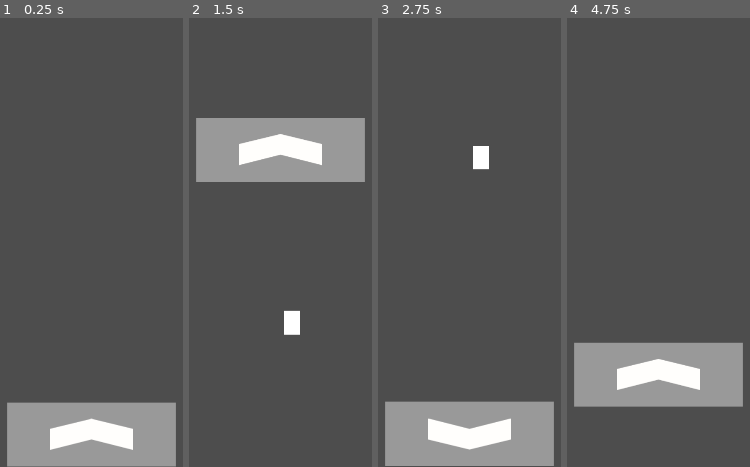
Above: before the commit, frames 1-4 (left to right).
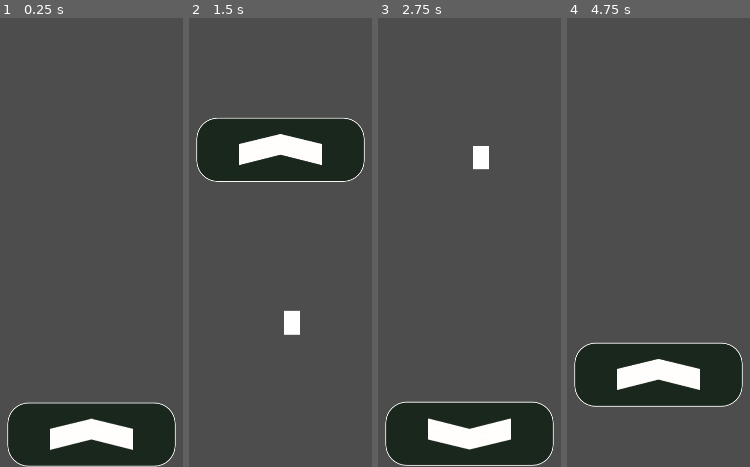
Above: after the commit, the same moments.

Repository: CyberGardenDrone/Application
Game: Godot game, scene res://Content/Scenes/root.tscn
Same seed, same stepped clock (60 frames per second), same inputs: the game is played once before the commit and once after it.
Inputs (mouse positions are in pixels of both pictures, inside the frame that each line leads up to):
- Up to frame 1 (0.25 s): no input
- Up to frame 2 (1.5 s): click (280, 435) at 0.5 s; click (280, 435) at 1.25 s
- Up to frame 3 (2.75 s): click (469, 435) at 2 s
- Up to frame 4 (4.75 s): click (658, 435) at 2.75 s; click (658, 435) at 3.5 s; click (658, 435) at 4.25 s

The runs differ from the first frame. In frame 1, 11% of the frame differs, in the area x 3-97%, y 85-100%; in frame 2, 11%; in frame 3, 11%; in frame 4, 11%.

Commit message:
Добавлены темы кнопок

Diff:
--- a/Content/Themes/NormalBut.tres
+++ b/Content/Themes/NormalBut.tres
@@ -1,3 +1,13 @@
 [gd_resource type="StyleBoxFlat" format=3 uid="uid://byraflk760pws"]
 
 [resource]
+bg_color = Color(0.101961, 0.152941, 0.113725, 1)
+border_width_left = 2
+border_width_top = 2
+border_width_right = 2
+border_width_bottom = 2
+border_color = Color(1, 0.996078, 0.988235, 1)
+corner_radius_top_left = 50
+corner_radius_top_right = 50
+corner_radius_bottom_right = 50
+corner_radius_bottom_left = 50
